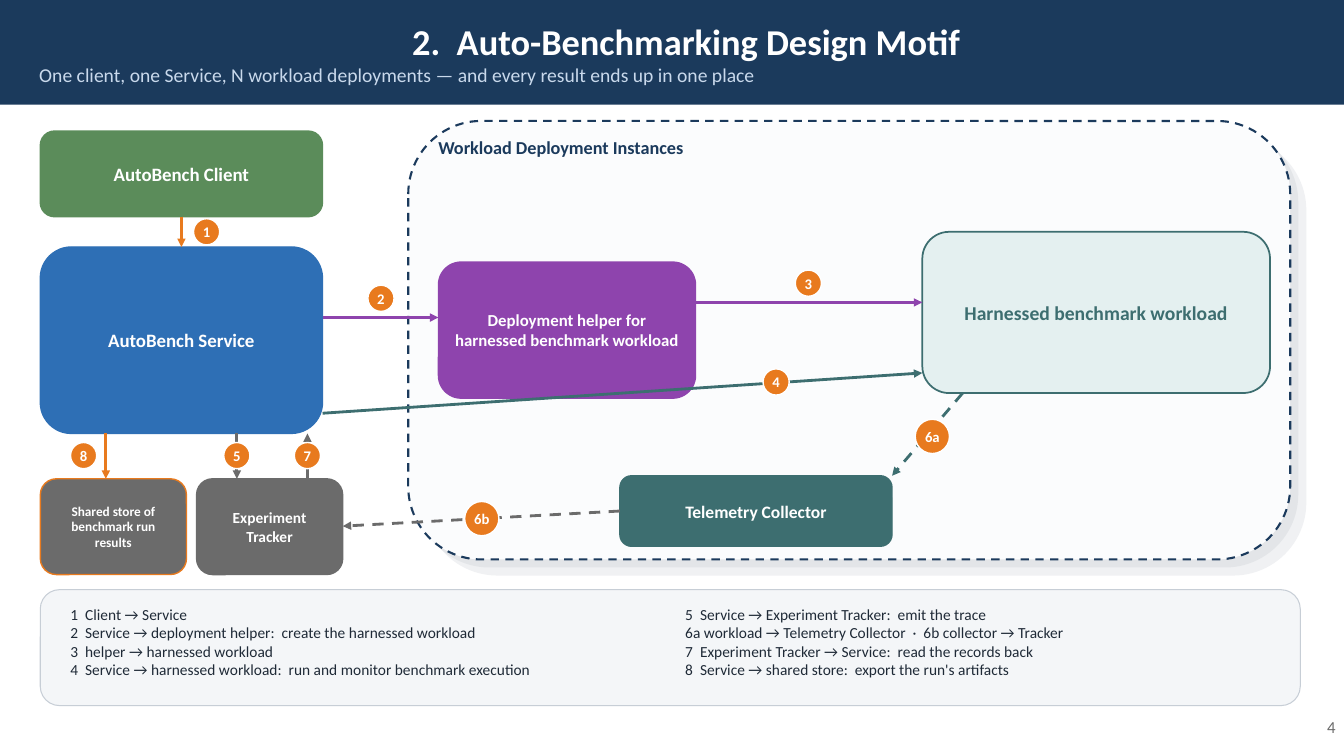
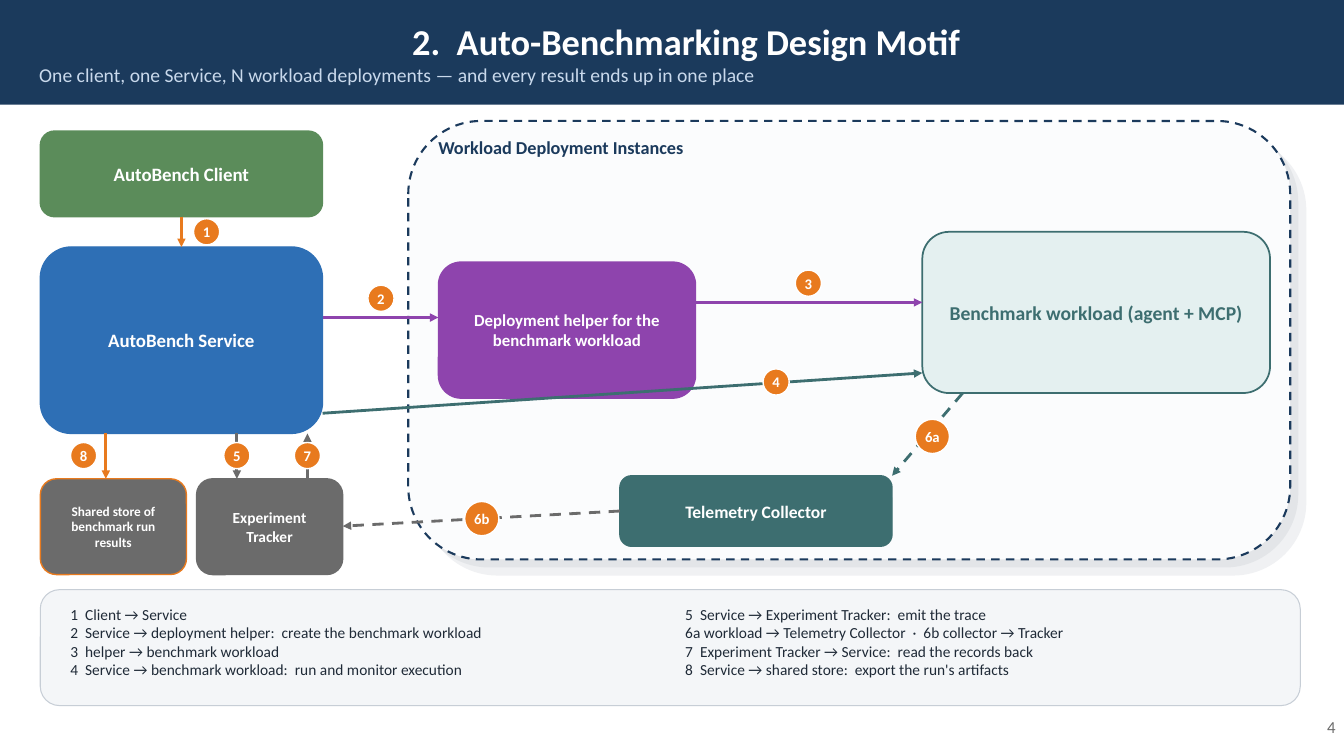
Before and after one commit to rossoctl/autobench, a slide deck: slide 4 of docs/AutoBench.pptx. Drawn at 1344x756 pixels with LibreOffice and Linux fonts; fonts in the diff are those of the drawing. Boxes give left, top, right and bottom in pixels: in the first picture for what was removed or moved away, otherwise in the second. Text is boxed around its words. In the diff, an @@ line names an element or a change of style, - is before the commit and + after.

```diff
--- a/docs/AutoBench.pptx
+++ b/docs/AutoBench.pptx
@@ text in rounded rectangle at bbox=[474, 314, 659, 346]: text changed @@
-Deployment helper for harnessed benchmark workload
+Deployment helper for the benchmark workload
@@ text in rounded rectangle at bbox=[950, 305, 1242, 324]: text changed @@
-Harnessed benchmark workload
+Benchmark workload (agent + MCP)
@@ text at bbox=[70, 627, 482, 675]: text changed @@
-2 Service → deployment helper: create the harnessed workload
-3 helper → harnessed workload
-4 Service → harnessed workload: run and monitor benchmark execution
+2 Service → deployment helper: create the benchmark workload
+3 helper → benchmark workload
+4 Service → benchmark workload: run and monitor execution
```
Also in this commit, not shown: 2 other slides changed, 13 other files.
